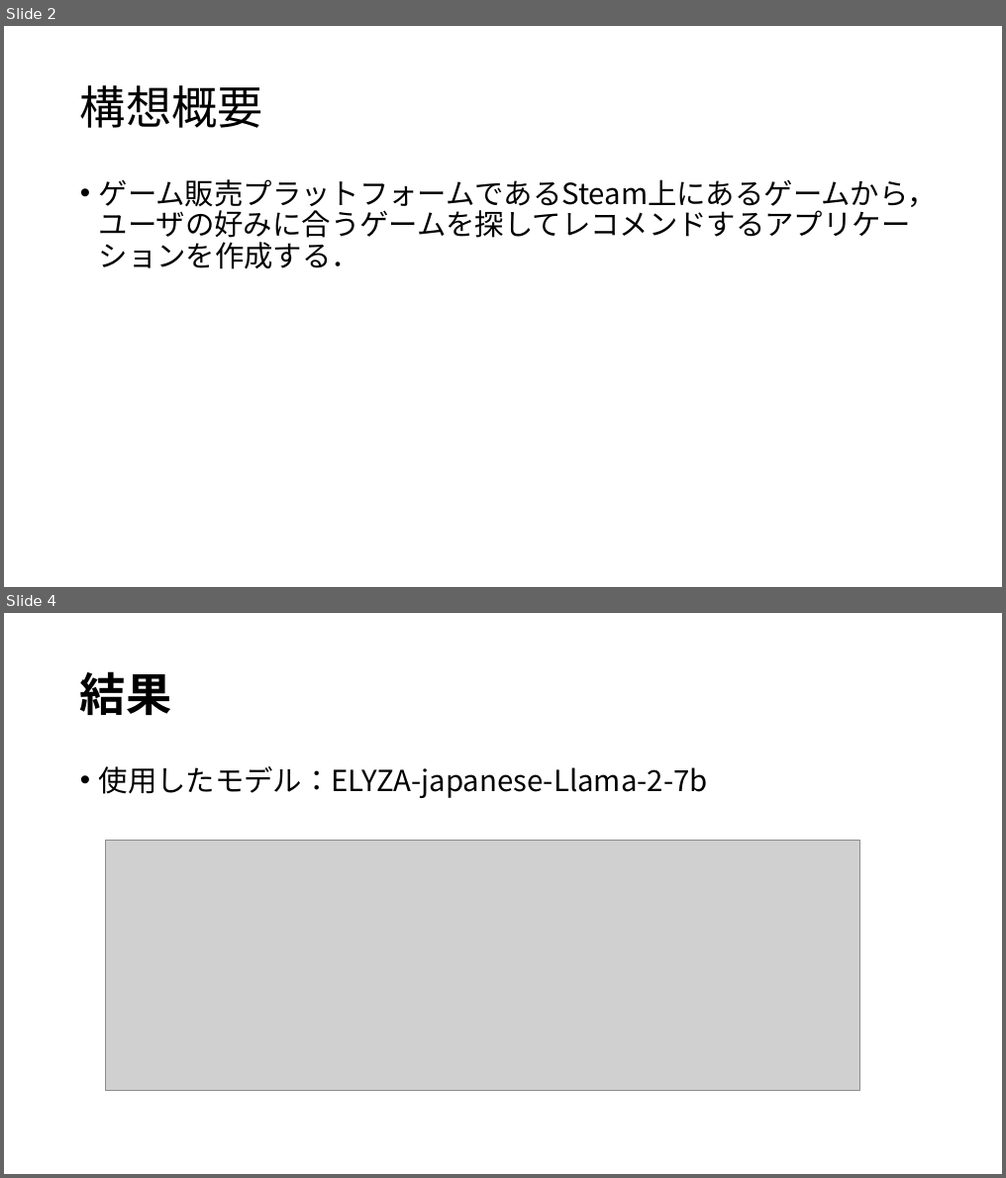
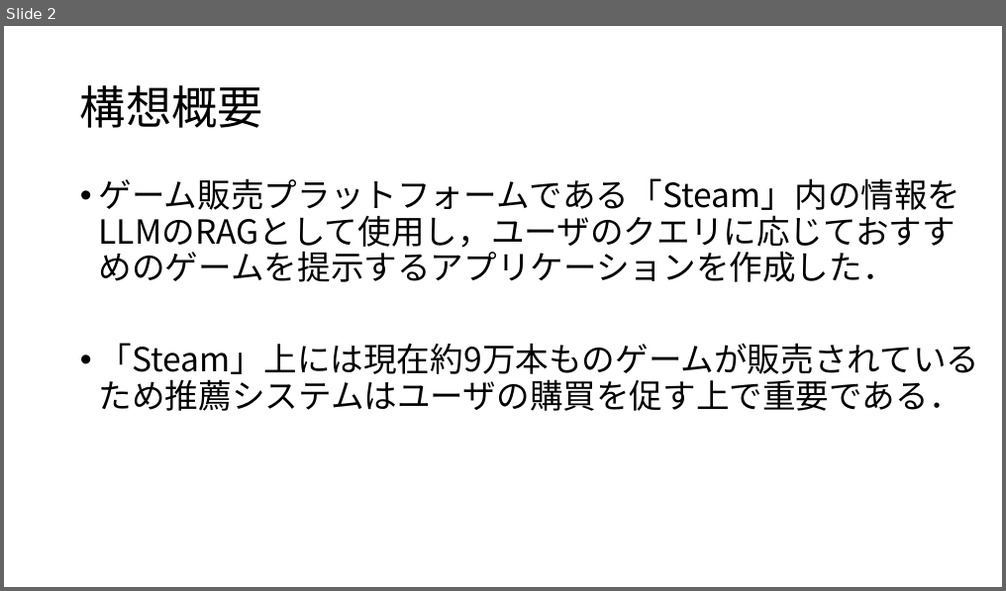
Before and after one commit to tosiki1202/GenAI-app, a slide deck: finalTask.pptx. Shown one above the other, each under a label of ours: slides 2 and 4 before the commit, slide 2 after it; the slides between them are not shown. The pictures are 1006x1178 and 1006x591 pixels, drawn with LibreOffice and Linux fonts; fonts in the diff are those of the drawing; grey boxes stand for pictures. Boxes give left, top, right and bottom in pixels: in the first picture for what was removed or moved away, otherwise in the second. Text is boxed around its words. In the diff, an @@ line names an element or a change of style, - is before the commit and + after.

```diff
--- a/finalTask.pptx
+++ b/finalTask.pptx
@@ slide 4 removed at [4,613,1002,1174], background #FFFFFF @@
@@ title removed at [80,671,171,715] @@
-結果
@@ text removed at [99,766,708,798] @@
-• 使用したモデル：ELYZA-japanese-Llama-2-7b
@@ picture removed at [105,841,860,1090] @@
@@ slide 2 changed as well @@
@@ text at [99,178,980,381]: text changed; size 28 to 32 pt @@
-• ゲーム販売プラットフォームであるSteam上にあるゲームから，ユーザの好みに合うゲームを探してレコメンドするアプリケーションを作成する．
+• ゲーム販売プラットフォームである「Steam」内の情報をLLMのRAGとして使用し，ユーザのクエリに応じておすすめのゲームを提示するアプリケーションを作成した．
+• 「Steam」上には現在約9万本ものゲームが販売されているため推薦システムはユーザの購買を促す上で重要である．
```
Also in this commit, not shown: 2 other slides changed, 3 slides added.
